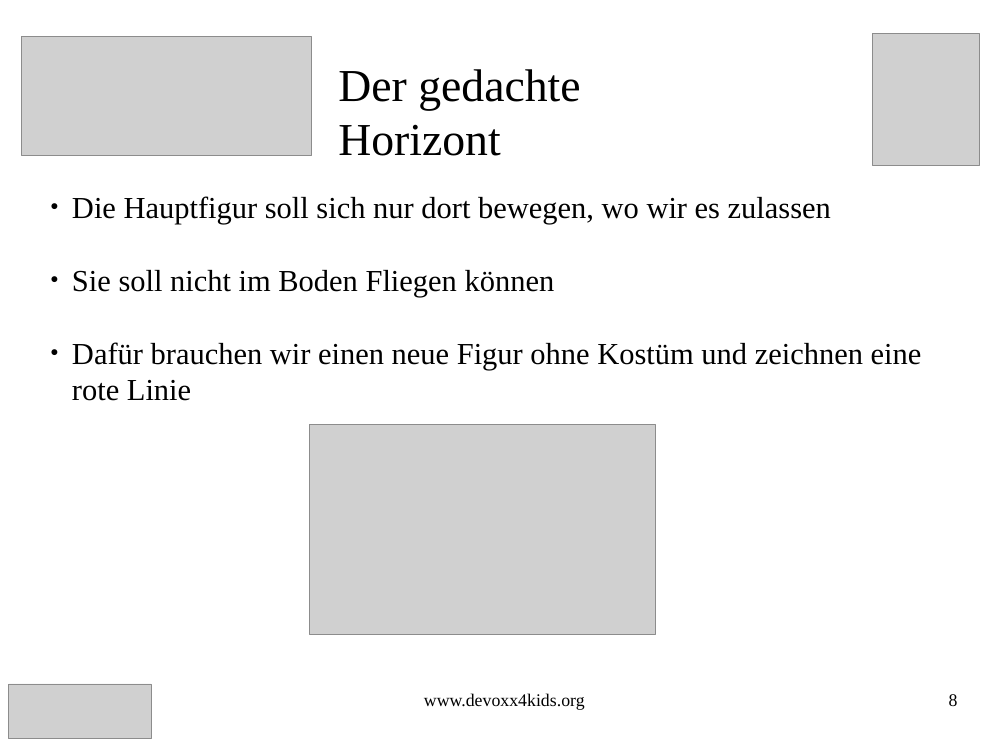
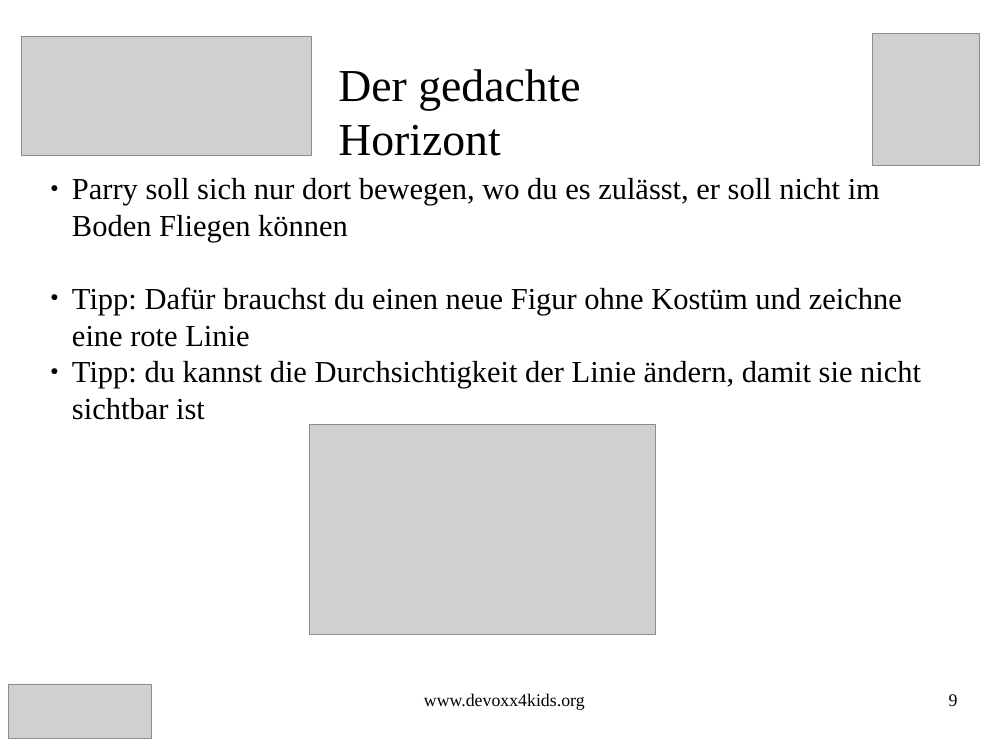
Before and after one commit to Devoxx4KidsDE/workshop-scratch, a slide deck: slide 9 of flyingBird/FlyingBird_Scratch_Aufgaben.odp (slide 8 before the commit). Drawn at 1008x756 pixels with LibreOffice and Linux fonts; fonts in the diff are those of the drawing; grey boxes stand for pictures. Boxes give left, top, right and bottom in pixels: in the first picture for what was removed or moved away, otherwise in the second. Text is boxed around its words. In the diff, an @@ line names an element or a change of style, - is before the commit and + after.

```diff
--- a/flyingBird/FlyingBird_Scratch_Aufgaben.odp
+++ b/flyingBird/FlyingBird_Scratch_Aufgaben.odp
@@ subtitle at (72,178,921,420): text changed @@
-● Die Hauptfigur soll sich nur dort bewegen, wo wir es zulassen
-● Sie soll nicht im Boden Fliegen können
-● Dafür brauchen wir einen neue Figur ohne Kostüm und zeichnen eine rote Linie
+● Parry soll sich nur dort bewegen, wo du es zulässt, er soll nicht im Boden Fliegen können
+● Tipp: Dafür brauchst du einen neue Figur ohne Kostüm und zeichne eine rote Linie
+● Tipp: du kannst die Durchsichtigkeit der Linie ändern, damit sie nicht sichtbar ist
@@ page number at (949,694,958,706): text changed @@
-8
+9
```
Also in this commit, not shown: 28 other slides changed, 4 slides added, 2 slides removed, 2 other files.
